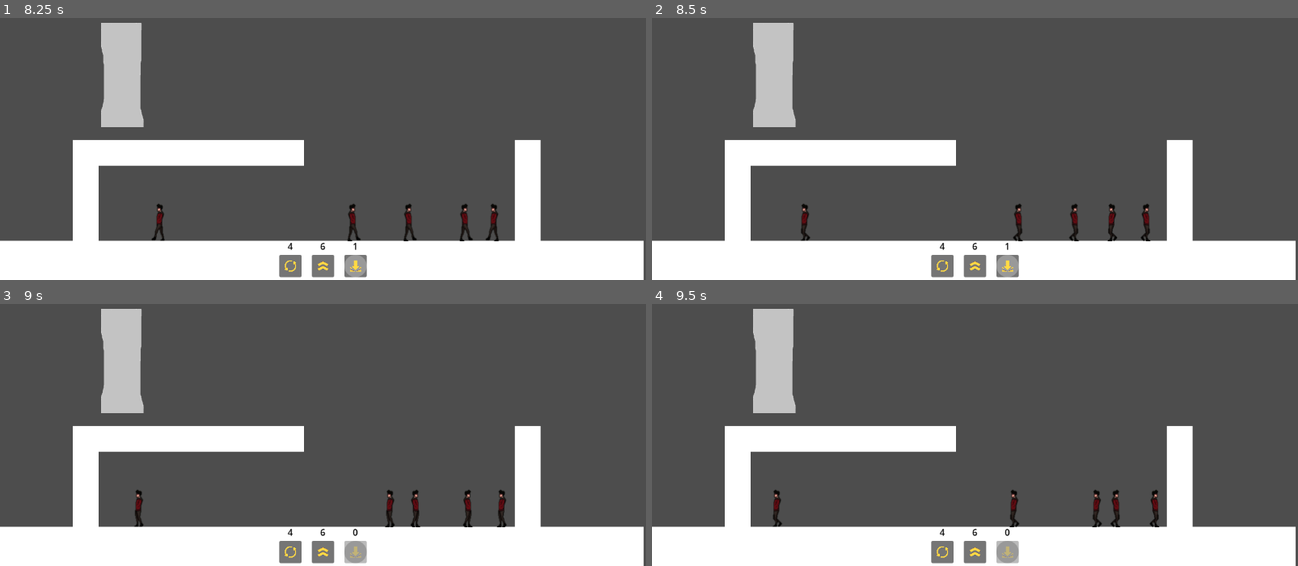
Above: before the commit, frames 1-4 (two rows, left to right).
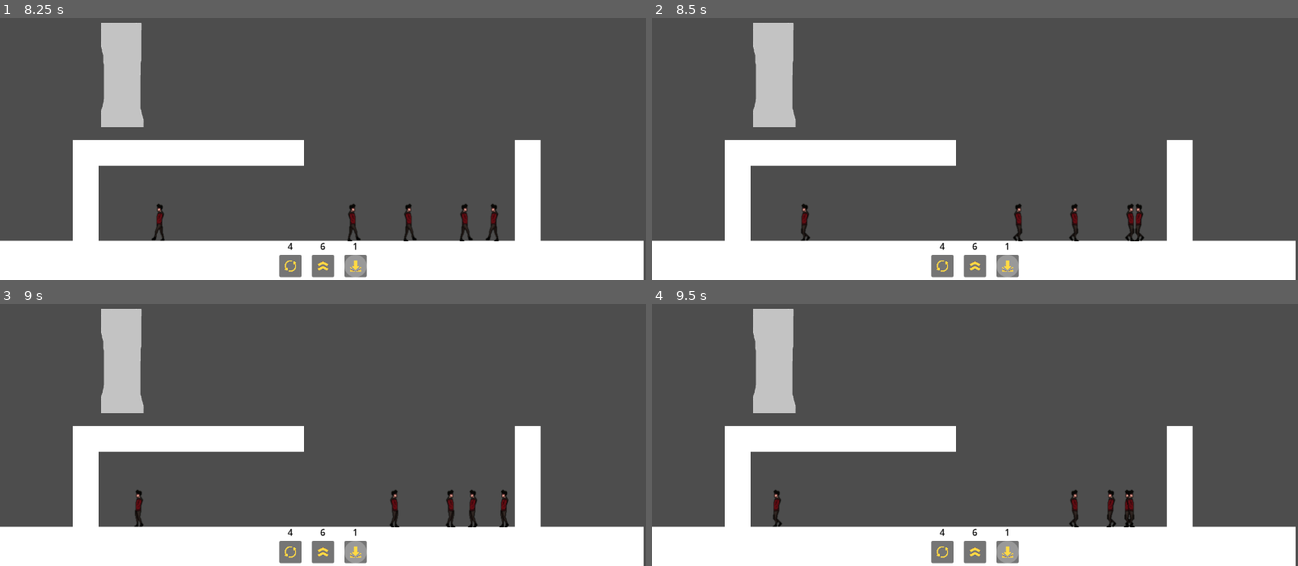
Above: after the commit, the same moments.

Repository: lougon02/EscapeFromHallwayB
Game: Godot game, scene res://scenes/levels/level.tscn
Same seed, same stepped clock (60 frames per second), same inputs: the game is played once before the commit and once after it.
Inputs (mouse positions are in pixels of both pictures, inside the frame that each line leads up to):
- Up to frame 1 (8.25 s): click (323, 266) at 0.5 s; click (290, 266) at 1.25 s; click (355, 266) at 2 s; click (323, 266) at 2.75 s; click (290, 266) at 3.5 s; click (355, 266) at 4.25 s; click (323, 266) at 5 s; click (290, 266) at 5.75 s; click (355, 266) at 6.5 s; move the mouse to (187, 222) at 7.27 s; click (187, 222) at 7.35 s; move the mouse to (497, 222) at 8.02 s; click (497, 222) at 8.1 s
- Up to frame 2 (8.5 s): no input
- Up to frame 3 (9 s): move the mouse to (458, 508) at 8.77 s; click (458, 508) at 8.85 s
- Up to frame 4 (9.5 s): no input

Frame 1 is identical in both runs. In frame 2, 0.5% of the frame differs, in the area x 70-78%, y 70-86%; in frame 3, 0.9%; in frame 4, 1.0%, in the area x 53-79%, y 70-100%.

Commit message:
Players dont collide anymore

Diff:
--- a/project.godot
+++ b/project.godot
@@ -27,6 +27,11 @@
 ]
 }
 
+[layer_names]
+
+2d_physics/layer_1="Player"
+2d_physics/layer_2="Level"
+
 [rendering]
 
 renderer/rendering_method="mobile"
--- a/scenes/entities/player/player.tscn
+++ b/scenes/entities/player/player.tscn
@@ -7,6 +7,7 @@
 size = Vector2(39, 67)
 
 [node name="Player" type="CharacterBody2D"]
+collision_mask = 2
 input_pickable = true
 script = ExtResource("1_jj1ns")
 
--- a/scenes/levels/level.tscn
+++ b/scenes/levels/level.tscn
@@ -19,6 +19,7 @@
 position = Vector2(737, 543)
 
 [node name="Floor" type="StaticBody2D" parent="."]
+collision_layer = 2
 
 [node name="FloorImage" type="Sprite2D" parent="Floor"]
 position = Vector2(573, 613)
@@ -31,6 +32,7 @@
 
 [node name="Wall" type="StaticBody2D" parent="."]
 position = Vector2(941, 490)
+collision_layer = 2
 
 [node name="WallImage" type="Sprite2D" parent="Wall"]
 scale = Vector2(0.23, 0.915)
@@ -42,6 +44,7 @@
 [node name="Wall3" type="StaticBody2D" parent="."]
 position = Vector2(268, 421)
 rotation = 1.5708
+collision_layer = 2
 
 [node name="WallImage" type="Sprite2D" parent="Wall3"]
 scale = Vector2(0.23, 0.915)
@@ -53,6 +56,7 @@
 [node name="Wall4" type="StaticBody2D" parent="."]
 position = Vector2(451, 421)
 rotation = 1.5708
+collision_layer = 2
 
 [node name="WallImage" type="Sprite2D" parent="Wall4"]
 scale = Vector2(0.23, 0.915)
@@ -63,6 +67,7 @@
 
 [node name="Wall2" type="StaticBody2D" parent="."]
 position = Vector2(153, 490)
+collision_layer = 2
 
 [node name="WallImage" type="Sprite2D" parent="Wall2"]
 scale = Vector2(0.23, 0.915)
